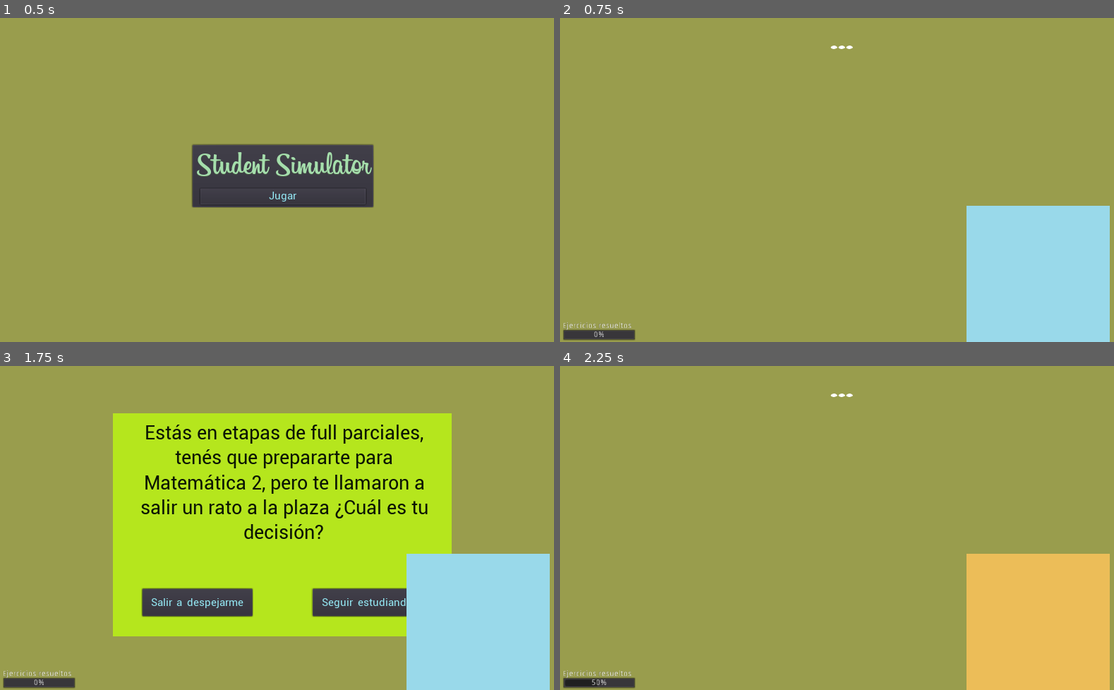
Above: before the commit, frames 1-4 (two rows, left to right).
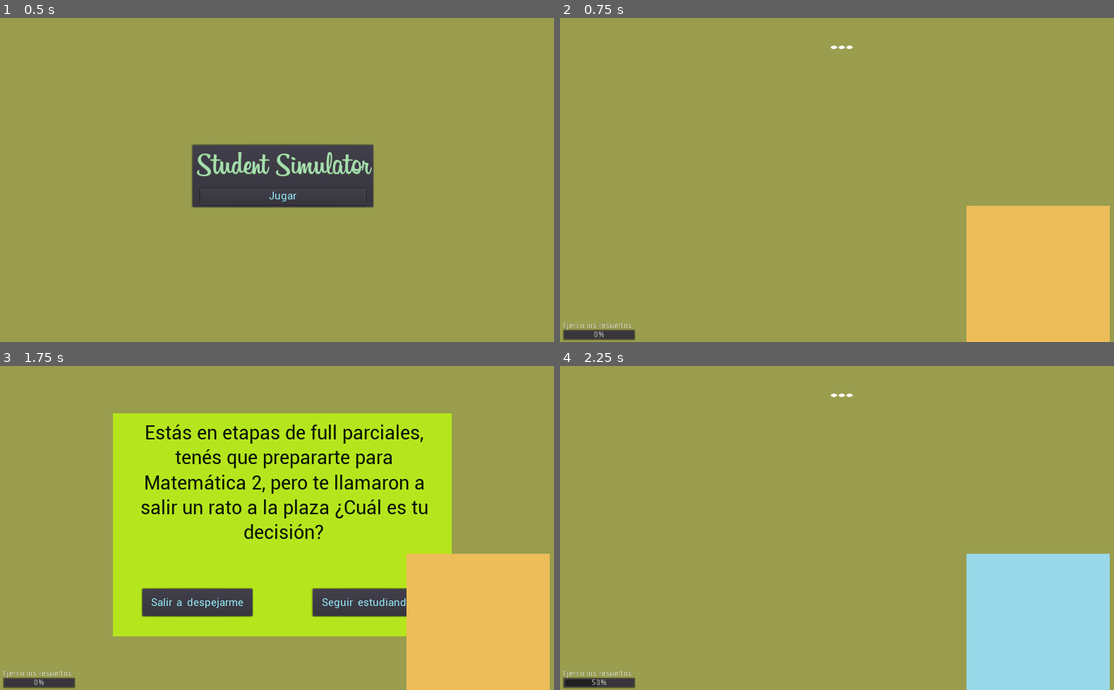
Above: after the commit, the same moments.

Repository: TraumaGames/StudentSimulator-TraumaGames
Game: Godot game, scene res://Main.tscn
The game is run twice, just before and just after one commit, with the same random seed, the same clock (stepped at 60 frames per second) and the same inputs.
Inputs:
- Up to frame 1 (0.5 s): no input
- Up to frame 2 (0.75 s): click "Jugar" at 0.5 s
- Up to frame 3 (1.75 s): tap Enter at 1.25 s
- Up to frame 4 (2.25 s): click "Seguir estudiando" at 2 s

Frame 1 is identical in both runs. In frame 2, 11% of the frame differs, in the area x 73-100%, y 57-100%; in frame 3, 11%; in frame 4, 11%.

Commit message:
Se agregaron stats y soporte para distintos tipos de cards

Diff:
--- a/Entities/Card/Card.gd
+++ b/Entities/Card/Card.gd
@@ -1,14 +1,14 @@
 extends Control
 class_name Card
 
-signal close_card
+signal close_card(stats_select)
 
 onready var label: Label = $Text
 onready var buttonAccept: Button = $CenterAccept/Accept
 onready var buttonCancel: Button = $CenterCancel/Cancel
-var card_information: CardInformation
+var card_information
 
-func set_information(information: CardInformation):
+func set_information(information):
 	card_information = information
 	if information != null:
 		update_values(information.text, information.textAccept, information.textCancel)
@@ -34,3 +34,6 @@
 	var old_information = card_information
 	set_information(card_information.next_card(state))
 	old_information.reset()
+
+func get_type():
+	return CardManager.BINARY_CARD
--- a/Entities/Card/CardInformation/CardInformation.gd
+++ b/Entities/Card/CardInformation/CardInformation.gd
@@ -43,3 +43,6 @@
 	for stat in compare_stats.keys():
 		verify = verify && (stats[stat] > compare_stats[stat] if upper else stats[stat] < compare_stats[stat])
 	return verify
+
+func card_type():
+	return CardManager.BINARY_CARD
--- a/Entities/CardInformationManager/CardInformationManager.gd
+++ b/Entities/CardInformationManager/CardInformationManager.gd
@@ -4,9 +4,19 @@
 export var cardInformationScene: PackedScene
 onready var cards: Array = get_children()
 
+var currentInformation
+
 func _ready():
 	for card in cards:
 		card.set_parent(self)
+	reset()
 
 func first_card():
 	return cards[0]
+
+func next_card(state):
+	currentInformation = currentInformation.next_card(state)
+	return currentInformation
+
+func reset():
+	currentInformation = first_card()
--- a/Entities/CardInformationManager/CardInformationManager.tscn
+++ b/Entities/CardInformationManager/CardInformationManager.tscn
@@ -14,10 +14,10 @@
 textAccept = "Salir a despejarme"
 textCancel = "Seguir estudiando"
 stats_accept = {
-"Ejercicios": 0
+3: 0
 }
 stats_cancel = {
-"Ejercicios": 50
+3: 50
 }
 next_card_index_accept = 1
 next_card_index_cancel = 2
@@ -28,10 +28,10 @@
 textAccept = "Irse de gira"
 textCancel = "Meterle al estudio"
 stats_accept = {
-"Ejercicios": 0
+3: 0
 }
 stats_cancel = {
-"Ejercicios": 75
+3: 75
 }
 next_card_index_accept = 3
 next_card_index_cancel = 4
@@ -42,10 +42,10 @@
 textAccept = "Irse de gira"
 textCancel = "Meterle al estudio"
 stats_accept = {
-"Ejercicios": 0
+3: 0
 }
 stats_cancel = {
-"Ejercicios": 25
+3: 25
 }
 next_card_index_accept = 3
 next_card_index_cancel = 4
@@ -56,10 +56,10 @@
 textAccept = "Escabiar hasta desfallecer"
 textCancel = "Estudiar hasta desfallecer"
 stats_accept = {
-"Ejercicios": 0
+3: 0
 }
 stats_cancel = {
-"Ejercicios": 25
+3: 25
 }
 next_card_index_accept = -1
 next_card_index_cancel = -1
@@ -70,10 +70,10 @@
 textAccept = "Ortivarte"
 textCancel = "Dártela en la pera"
 stats_accept = {
-"Ejercicios": 25
+3: 25
 }
 stats_cancel = {
-"Ejercicios": 0
+3: 0
 }
 next_card_index_accept = -1
 next_card_index_cancel = 3
--- a/Entities/CardInformationManager/DynamicCardInformation.gd
+++ b/Entities/CardInformationManager/DynamicCardInformation.gd
@@ -5,3 +5,6 @@
 	for card in parent.cards:
 		found_cards.append(card) if card.contains_tags(state[tags]) && card.verify_stats(state["stats"]) else null
 	return found_cards[0] if not found_cards.empty() else null
+
+func card_type():
+	return CardManager.BINARY_CARD
--- /dev/null
+++ b/Entities/CardManager/CardManager.gd
@@ -0,0 +1,53 @@
+extends Control
+class_name CardManager
+
+
+signal close_card(stats_select)
+
+enum {BINARY_CARD}
+export var cards: Dictionary = {}
+
+var cardInformationManager: CardInformationManager
+var statManager: StatManager
+var currentCard
+var currentTags: Array = []
+
+func _ready():
+	for card in get_children():
+		cards[card.get_type()] = card
+
+func initialize(stat_manager: StatManager, card_information_manager: CardInformationManager):
+	cardInformationManager = card_information_manager
+	statManager = stat_manager
+
+func next_card():
+	var newInformation = cardInformationManager.next_card({"stats": statManager.stats, "tags": currentTags})
+	set_current_card()
+
+func set_current_card():
+	var information = cardInformationManager.currentInformation
+	if information != null:
+		currentCard = cards[information.card_type()]
+		currentCard.set_information(information)
+	else:
+		currentCard = null
+
+func reset():
+	cardInformationManager.reset()
+	set_current_card()
+
+func is_empty_card():
+	return currentCard == null
+
+func show_card():
+	show()
+	currentCard.show()
+
+func add_tag(tag: String):
+	currentTags.append(tag)
+
+func remove_tag(tag: String):
+	currentTags.erase(tag)
+
+func _on_Card_close_card(stats_select):
+	emit_signal("close_card", stats_select)
--- /dev/null
+++ b/Entities/CardManager/CardManager.tscn
@@ -0,0 +1,18 @@
+[gd_scene load_steps=3 format=2]
+
+[ext_resource path="res://Entities/CardManager/CardManager.gd" type="Script" id=1]
+[ext_resource path="res://Entities/Card/Card.tscn" type="PackedScene" id=2]
+
+[node name="CardManager" type="Control"]
+anchor_left = 0.5
+anchor_top = 0.5
+anchor_right = 0.5
+anchor_bottom = 0.5
+script = ExtResource( 1 )
+__meta__ = {
+"_edit_use_anchors_": false
+}
+
+[node name="Card" parent="." instance=ExtResource( 2 )]
+
+[connection signal="close_card" from="Card" to="." method="_on_Card_close_card"]
--- a/Entities/HUD/HUD.gd
+++ b/Entities/HUD/HUD.gd
@@ -9,8 +9,8 @@
 onready var game_over_message_timer: Timer = $GameOverMessageTimer
 onready var message_manager: MessageManager =$MessageManager
 
-func game_over(player: Player):
-	message_label.text = message_manager.game_over_message(player)
+func game_over(state: Dictionary):
+	message_label.text = message_manager.game_over_message(state)
 	message_label.show()
 	game_over_message_timer.start()
 
--- a/Entities/MessageManager/MessageManager.gd
+++ b/Entities/MessageManager/MessageManager.gd
@@ -1,8 +1,8 @@
 extends Node
 class_name MessageManager
 
-func game_over_message(player: Player):
-	if player.stats["Ejercicios"] == 100:
+func game_over_message(state):
+	if state["stats"][StatManager.Stats.EXERCISES] == 100:
 		return "Terminaste en el neuropsiquiátrico, pero aprobaste con 10"
 	else:
 		return "Te conseguiste alta wacha, pero te dejó porque no tenés futuro académico"
--- a/Entities/Player/Player.gd
+++ b/Entities/Player/Player.gd
@@ -1,37 +1,12 @@
 extends Sprite
 class_name Player
 
-signal stats_change
 
 export var texture_1: Texture
 export var texture_2: Texture
 
-var statBarsManager
-
-var stats: Dictionary
-
-func initialize(statBarsManager):
-	self.statBarsManager = statBarsManager
-	reset_values()
-
-func reset_values():
-	stats = {
-#		"Salud": 100,
-		"Ejercicios": 0
-	}
-	texture = texture_1
-	emit_signal("stats_change", stats)
-
-func _update_texture():
+func _update_texture(stats):
 	if texture == texture_1:
 		texture = texture_2
 	else:
 		texture = texture_1
-
-func update_stats(stats_update):
-	var new_stats = stats
-	for stat in stats_update.keys():
-		new_stats[stat] = clamp(stats[stat] + stats_update[stat], 0, 100)
-	stats = new_stats
-	_update_texture()
-	emit_signal("stats_change", stats)
--- a/Entities/StatBarsManager/StatBarsManager.gd
+++ b/Entities/StatBarsManager/StatBarsManager.gd
@@ -3,9 +3,10 @@
 
 onready var statBars = {
 #	"Salud": $HealthBar,
-	"Ejercicios": $ExercisesBar
+	StatManager.Stats.EXERCISES: $ExercisesBar
 	}
 
+
 func update_stats(stats):
-	for stat in stats.keys():
+	for stat in statBars.keys():
 		statBars[stat].value = stats[stat]
--- /dev/null
+++ b/Entities/StatManager/StatManager.gd
@@ -0,0 +1,26 @@
+extends Node
+class_name StatManager
+
+signal stats_change(stats)
+
+enum Stats {ENERGY, SELF_ESTEEM, MENTAL_HEALTH, EXERCISES}
+
+var _initialStats: Dictionary = {
+	Stats.ENERGY: 100,
+	Stats.SELF_ESTEEM: 50,
+	Stats.MENTAL_HEALTH: 100,
+	Stats.EXERCISES: 0
+}
+
+var stats = _initialStats.duplicate()
+
+func update_stats(stats_update: Dictionary):
+	var new_stats = stats
+	for stat in stats_update.keys():
+		new_stats[stat] = clamp(stats[stat] + stats_update[stat], 0, 100)
+	stats = new_stats
+	emit_signal("stats_change", stats)
+
+func reset():
+	stats = _initialStats.duplicate()
+	emit_signal("stats_change", stats)
--- /dev/null
+++ b/Entities/StatManager/StatManager.tscn
@@ -0,0 +1,6 @@
+[gd_scene load_steps=2 format=2]
+
+[ext_resource path="res://Entities/StatManager/StatManager.gd" type="Script" id=1]
+
+[node name="StatManager" type="Node"]
+script = ExtResource( 1 )
--- a/Main.gd
+++ b/Main.gd
@@ -1,8 +1,10 @@
 extends Node
 
 onready var card_information_manager: CardInformationManager = $CardInformationManager
+onready var card_manager: CardManager = $CardManager
+onready var stat_manager: StatManager = $StatManager
 onready var hud: HUD = $HUD
-onready var card: Card = $Card
+onready var card = $Card
 onready var player: Player = $Player
 onready var stat_bars_manager: StatBarsManager = $StatBarsManager
 onready var card_timer: Timer =$CardTimer
@@ -20,27 +22,31 @@
 	_set_initial_state()
 
 func finish_game():
-	hud.game_over(player)
-
-func _on_Card_close_card(stats_update):
-	player.update_stats(stats_update)
-	card.set_next_information({"tags": [], "stats": player.stats})
-	if card.card_information != null:
-		hud.wait()
-		card_timer.start()
-	else:
-		finish_game()
-
-func _on_Player_stats_change(stats):
-	stat_bars_manager.update_stats(stats)
+	hud.game_over({"stats": stat_manager.stats})
 
 func _on_CardTimer_timeout():
-	card.show()
+	card_manager.show_card()
 	hud.stop_wait()
 
 func _set_initial_state():
 	player.hide()
 	stat_bars_manager.hide()
-	player.initialize(stat_bars_manager)
-	player.reset_values()
-	card.set_information(card_information_manager.first_card())
+	card_manager.hide()
+	card_manager.initialize(stat_manager, card_information_manager)
+	stat_manager.reset()
+	card_manager.reset()
+
+
+func _on_StatManager_stats_change(stats):
+	stat_bars_manager.update_stats(stats)
+	player._update_texture(stats)
+
+
+func _on_CardManager_close_card(stats_update):
+	stat_manager.update_stats(stats_update)
+	card_manager.next_card()
+	if card_manager.is_empty_card():
+		finish_game()
+	else:
+		hud.wait()
+		card_timer.start()
--- a/Main.tscn
+++ b/Main.tscn
@@ -1,11 +1,13 @@
-[gd_scene load_steps=7 format=2]
+[gd_scene load_steps=9 format=2]
 
 [ext_resource path="res://Entities/HUD/HUD.tscn" type="PackedScene" id=1]
 [ext_resource path="res://Entities/Card/Card.tscn" type="PackedScene" id=2]
 [ext_resource path="res://Main.gd" type="Script" id=3]
 [ext_resource path="res://Entities/Player/Player.tscn" type="PackedScene" id=4]
 [ext_resource path="res://Entities/StatBarsManager/StatBarsManager.tscn" type="PackedScene" id=5]
+[ext_resource path="res://Entities/StatManager/StatManager.tscn" type="PackedScene" id=6]
 [ext_resource path="res://Entities/CardInformationManager/CardInformationManager.tscn" type="PackedScene" id=7]
+[ext_resource path="res://Entities/CardManager/CardManager.tscn" type="PackedScene" id=8]
 
 [node name="Main" type="Node"]
 script = ExtResource( 3 )
@@ -21,6 +23,9 @@
 }
 
 [node name="HUD" parent="." instance=ExtResource( 1 )]
+
+[node name="CardManager" parent="." instance=ExtResource( 8 )]
+visible = false
 
 [node name="Card" parent="." instance=ExtResource( 2 )]
 visible = false
@@ -41,8 +46,10 @@
 
 [node name="CardInformationManager" parent="." instance=ExtResource( 7 )]
 
+[node name="StatManager" parent="." instance=ExtResource( 6 )]
+
 [connection signal="reset_game" from="HUD" to="." method="reset_game"]
 [connection signal="start_game" from="HUD" to="." method="start_game"]
-[connection signal="close_card" from="Card" to="." method="_on_Card_close_card"]
-[connection signal="stats_change" from="Player" to="." method="_on_Player_stats_change"]
+[connection signal="close_card" from="CardManager" to="." method="_on_CardManager_close_card"]
 [connection signal="timeout" from="CardTimer" to="." method="_on_CardTimer_timeout"]
+[connection signal="stats_change" from="StatManager" to="." method="_on_StatManager_stats_change"]
--- a/project.godot
+++ b/project.godot
@@ -24,6 +24,11 @@
 "language": "GDScript",
 "path": "res://Entities/CardInformationManager/CardInformationManager.gd"
 }, {
+"base": "Control",
+"class": "CardManager",
+"language": "GDScript",
+"path": "res://Entities/CardManager/CardManager.gd"
+}, {
 "base": "CanvasLayer",
 "class": "HUD",
 "language": "GDScript",
@@ -43,15 +48,22 @@
 "class": "StatBarsManager",
 "language": "GDScript",
 "path": "res://Entities/StatBarsManager/StatBarsManager.gd"
+}, {
+"base": "Node",
+"class": "StatManager",
+"language": "GDScript",
+"path": "res://Entities/StatManager/StatManager.gd"
 } ]
 _global_script_class_icons={
 "Card": "",
 "CardInformation": "",
 "CardInformationManager": "",
+"CardManager": "",
 "HUD": "",
 "MessageManager": "",
 "Player": "",
-"StatBarsManager": ""
+"StatBarsManager": "",
+"StatManager": ""
 }
 
 [application]
